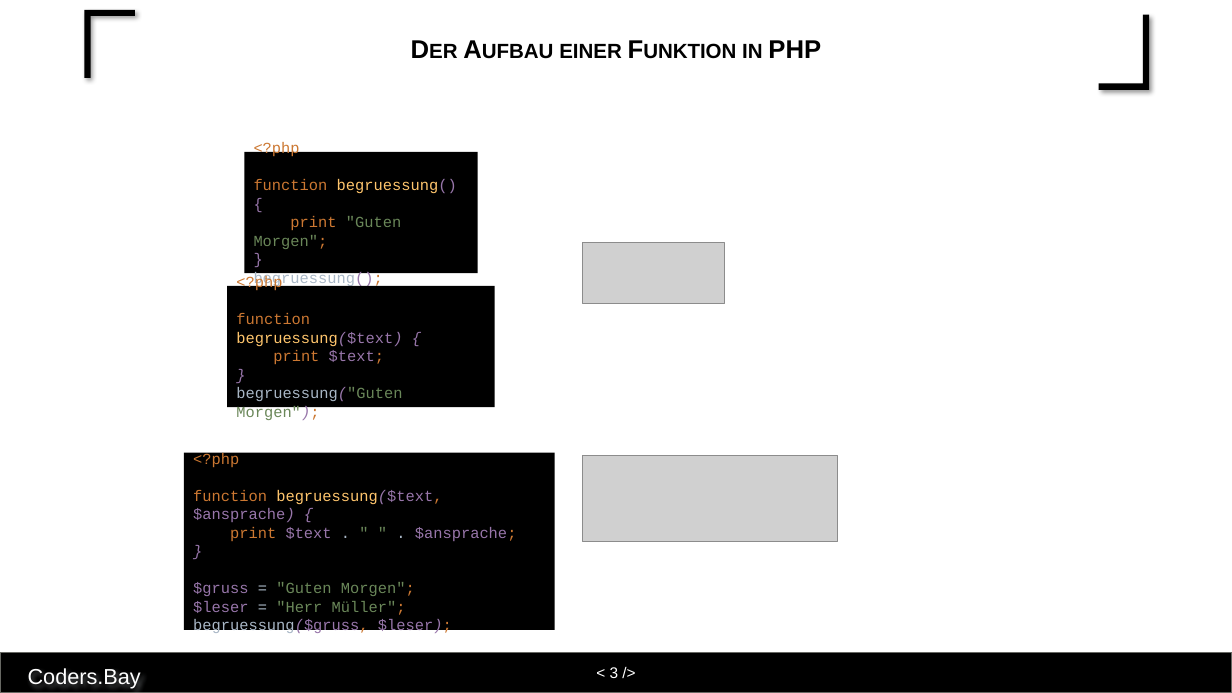
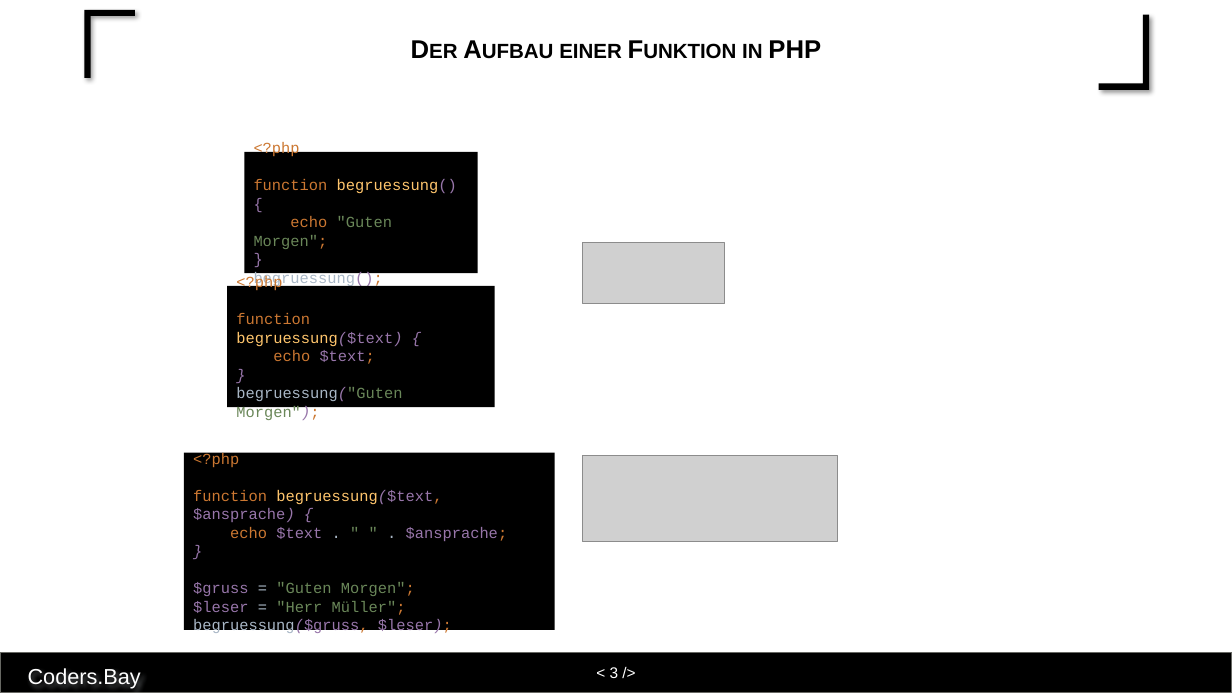
Before and after one commit to RebiRotti/abendkurs-2021, a slide deck: slide 3 of 2021-12-11/php-2.2 Funktionen.pptx. Drawn at 1232x693 pixels with LibreOffice and Linux fonts; fonts in the diff are those of the drawing; grey boxes stand for pictures. Boxes give left, top, right and bottom in pixels: in the first picture for what was removed or moved away, otherwise in the second. Text is boxed around its words. In the diff, an @@ line names an element or a change of style, - is before the commit and + after.

```diff
--- a/2021-12-11/php-2.2 Funktionen.pptx
+++ b/2021-12-11/php-2.2 Funktionen.pptx
@@ text in rectangle at <box>254,142,457,287</box>: text changed @@
-<?php
-function begruessung() {
-print "Guten Morgen";
-}
-begruessung();
+<?php
+function begruessung() {
+echo "Guten Morgen";
+}
+begruessung();
@@ text in rectangle at <box>236,276,402,420</box>: text changed @@
-<?php
-function begruessung($text) {
-print $text;
-}
-begruessung("Guten Morgen");
+<?php
+function begruessung($text) {
+echo $text;
+}
+begruessung("Guten Morgen");
@@ text in rectangle at <box>193,452,508,635</box>: text changed @@
-<?php
-function begruessung($text, $ansprache) {
-print $text . " " . $ansprache;
-}
-$gruss = "Guten Morgen";
-$leser = "Herr Müller";
-begruessung($gruss, $leser);
+<?php
+function begruessung($text, $ansprache) {
+echo $text . " " . $ansprache;
+}
+$gruss = "Guten Morgen";
+$leser = "Herr Müller";
+begruessung($gruss, $leser);
```
Also in this commit, not shown: 2 other slides changed, 1 other file.
